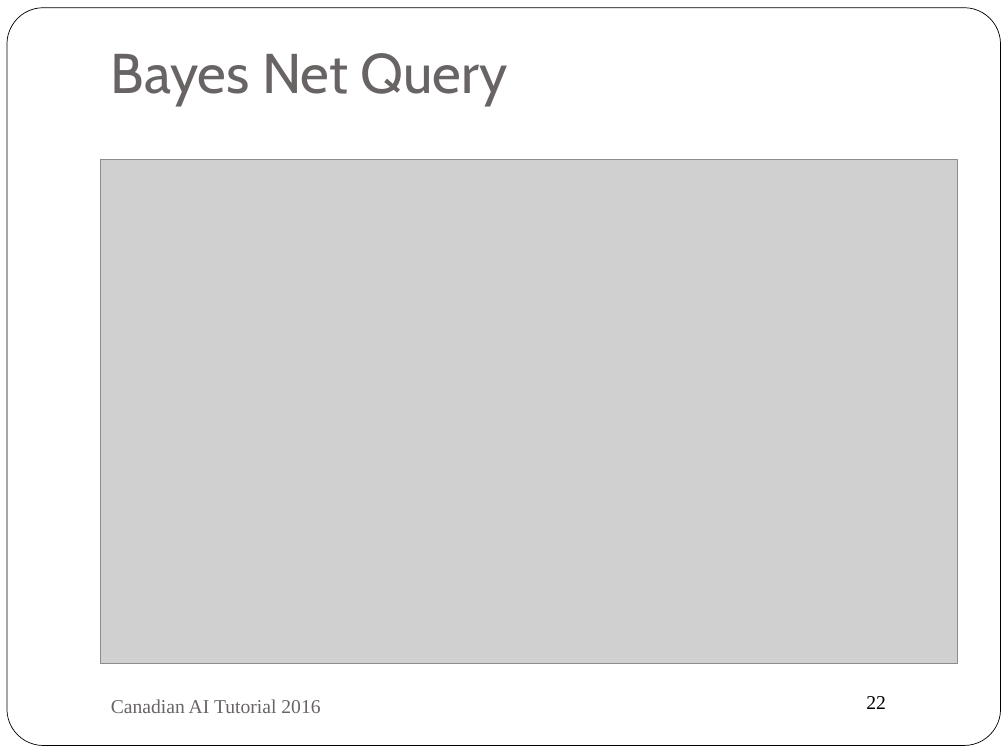
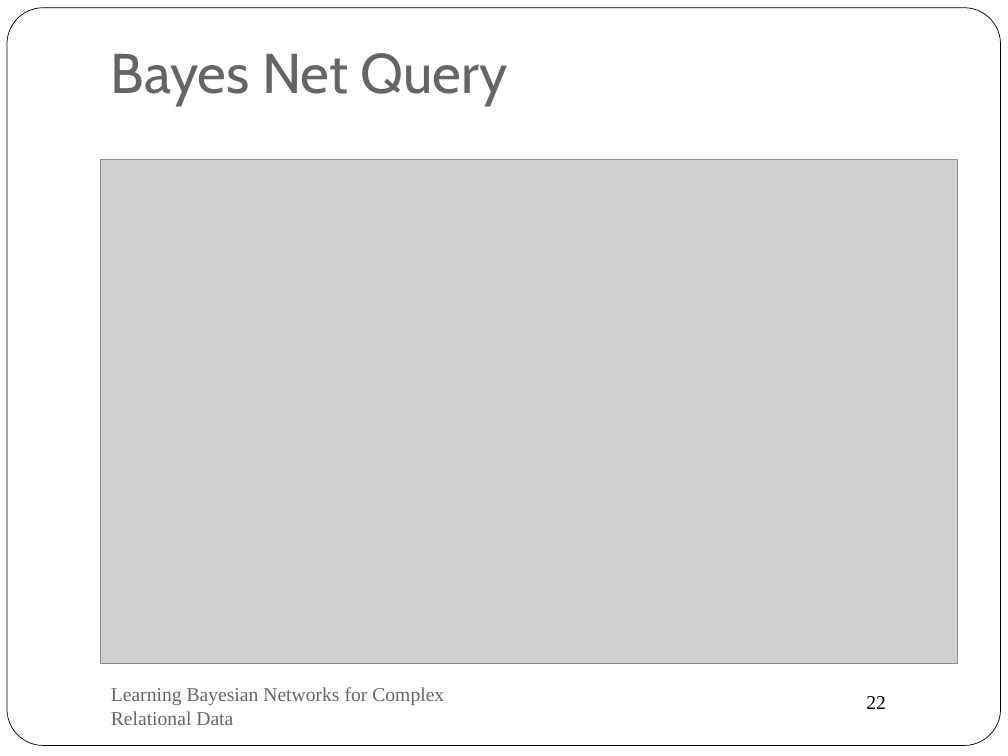
Before and after one commit to oschulte/srl-tutorial-slides, a slide deck: slide 22 of ch2-fo-bayes-nets.pptx. Drawn at 1008x756 pixels with LibreOffice and Linux fonts; fonts in the diff are those of the drawing; grey boxes stand for pictures. Boxes give left, top, right and bottom in pixels: in the first picture for what was removed or moved away, otherwise in the second. Text is boxed around its words. In the diff, an @@ line names an element or a change of style, - is before the commit and + after.

Commit message:
fixed tutorial title

```diff
--- a/ch2-fo-bayes-nets.pptx
+++ b/ch2-fo-bayes-nets.pptx
@@ text at [111,687,444,725]: text changed @@
-Canadian AI Tutorial 2016
+Learning Bayesian Networks for Complex Relational Data
```
Also in this commit, not shown: 5 other slides changed.
